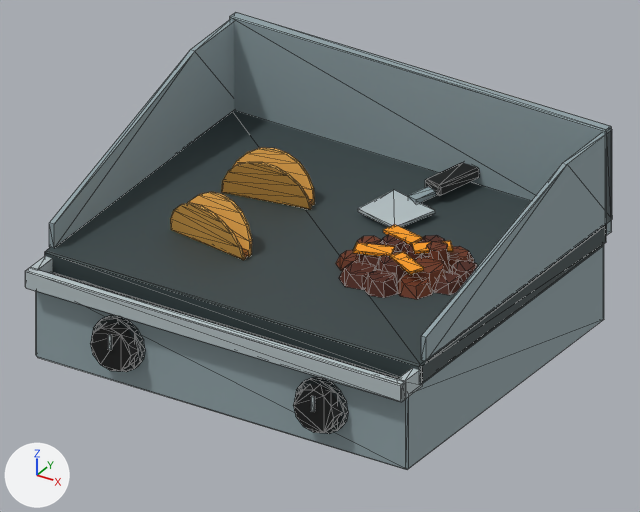
Before and after pictures for a commit that changed the Blender file art/equipment/Griddle/Griddle.blend.
One viewpoint serves both versions: the file's camera '_G_Camera'. The lights are fixed; the arrows at lower left show +X, +Y and +Z. The first picture is the older version. Mesh edges are drawn as thin lines.

Objects in the first picture: 'Griddle_Body'.
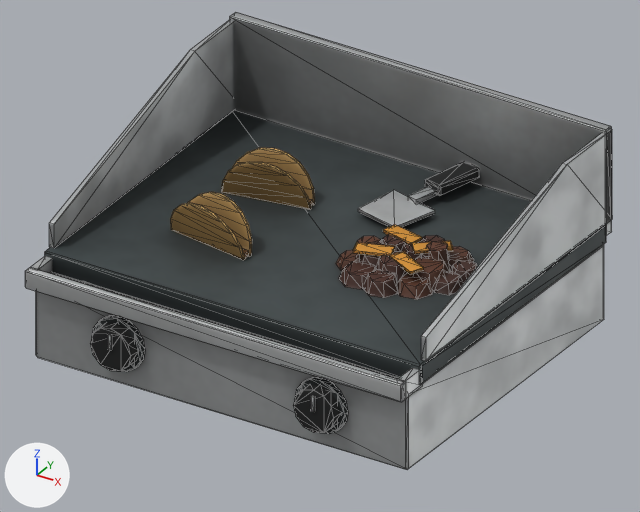
What the commit changed:
Picture 'T_Griddle_M.png' (img_t_griddle_m_png) is new.
Picture 'T_Griddle_BC.png' (img_t_griddle_bc_png) is new.
Picture 'T_Griddle_N.png' (img_t_griddle_n_png) is new.
Material 'Griddle_GameLook' (mat_griddle_gamelook) is new.
Uses the picture img_t_griddle_bc_png.
Uses the picture img_t_griddle_m_png.
Uses the picture img_t_griddle_n_png.
me_griddle_body_mesh_006 has 668 vertices, 1160 faces and spans x -0.195..0.195, y -0.179..0.17, z 0.0..0.191.
me_griddle_body_mesh_006 no longer uses material mat_m_griddle (picture img_t_griddle_basecolor_png).
me_griddle_body_mesh_006 gains material mat_griddle_gamelook.

Boxes [x1, y1, x2, y2] around the edits, measured in the pictures (640 x 512 px):
'Griddle_Body', recoloured: [25, 12, 612, 469] in both
